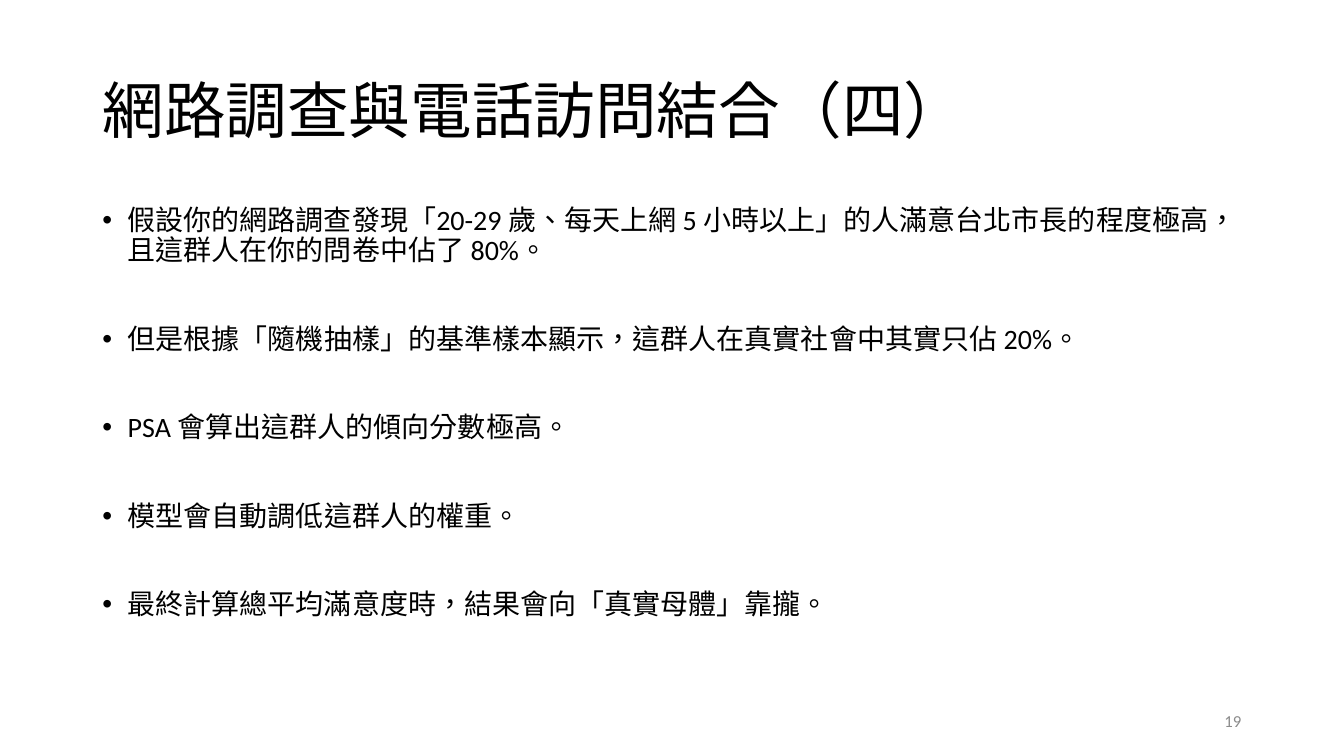
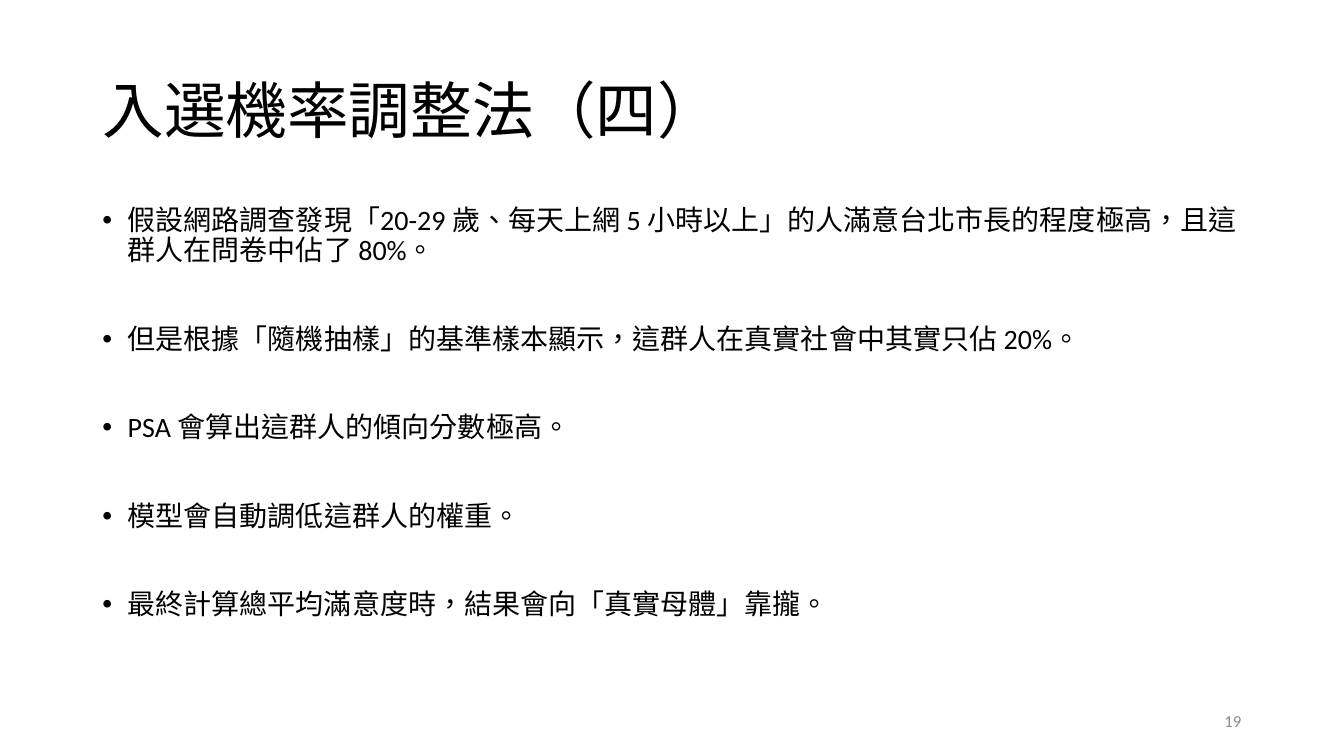
Before and after one commit to TsaiChiahung/PublicOpinion2026, a slide deck: slide 19 of 投影片/民意與調查Week4.pptx. Drawn at 1344x756 pixels with LibreOffice and Linux fonts; fonts in the diff are those of the drawing. Boxes give left, top, right and bottom in pixels: in the first picture for what was removed or moved away, otherwise in the second. Text is boxed around its words. In the diff, an @@ line names an element or a change of style, - is before the commit and + after.

```diff
--- a/投影片/民意與調查Week4.pptx
+++ b/投影片/民意與調查Week4.pptx
@@ title at bbox=[102, 80, 718, 139]: text changed @@
-網路調查與電話訪問結合（四）
+入選機率調整法（四）
@@ text at bbox=[128, 206, 1236, 263]: text changed @@
-• 假設你的網路調查發現「20-29 歲、每天上網 5 小時以上」的人滿意台北市長的程度極高，且這群人在你的問卷中佔了 80%。
+• 假設網路調查發現「20-29 歲、每天上網 5 小時以上」的人滿意台北市長的程度極高，且這群人在問卷中佔了 80%。
```
Also in this commit, not shown: 3 other slides changed, 6 slides added, 1 other file.
